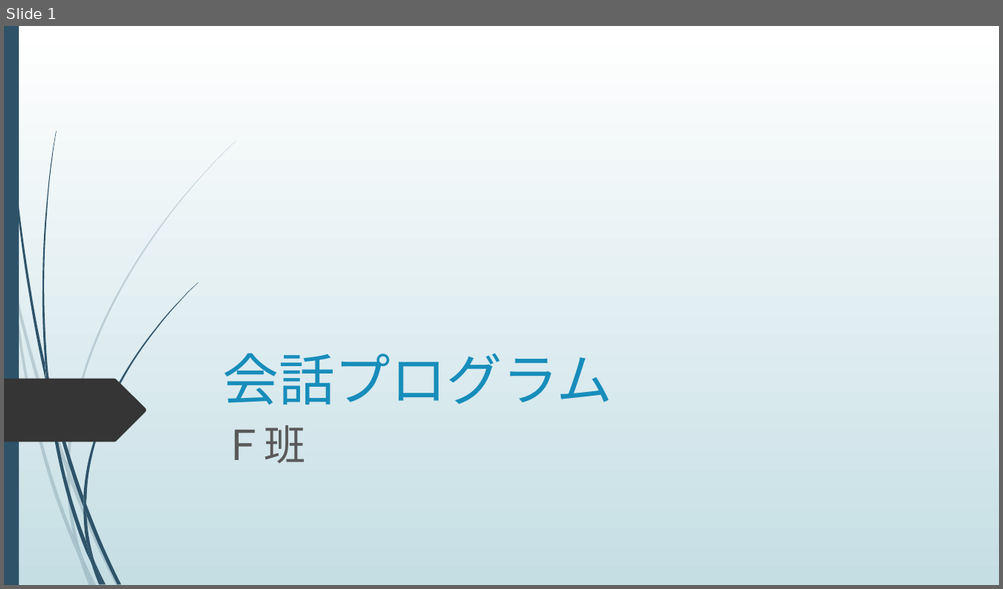
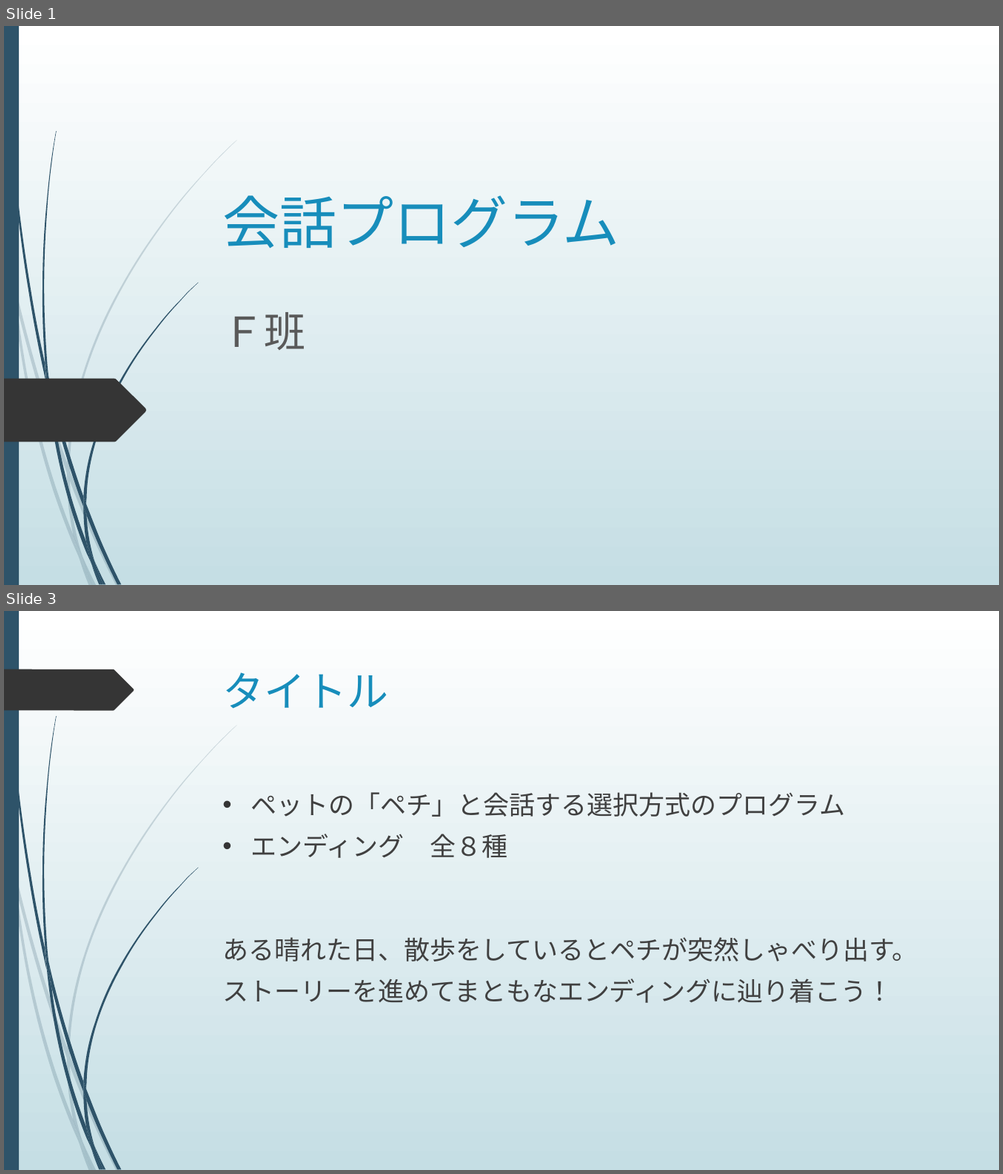
Before and after one commit to kistFteam/Conversation, a slide deck: パワーポイント.pptx. Shown one above the other, each under a label of ours: slide 1 before the commit, slides 1 and 3 after it; the slides between them are not shown. The pictures are 1003x589 and 1003x1174 pixels, drawn with LibreOffice and Linux fonts; fonts in the diff are those of the drawing. Boxes give left, top, right and bottom in pixels: in the first picture for what was removed or moved away, otherwise in the second. Text is boxed around its words. In the diff, an @@ line names an element or a change of style, - is before the commit and + after.

```diff
--- a/パワーポイント.pptx
+++ b/パワーポイント.pptx
@@ slide 3 added at (4,611,999,1170), background gradient #FFFFFF to #C5DEE5; not listed: 23 template elements that a slide beside it also shows @@
@@ freeform shape added at (4,669,134,710), fill #353535 @@
@@ title added at (223,672,389,709), 40 pt, text #178DBB @@
+タイトル
@@ text added at (222,792,917,1003), 25 pt, text #404040 @@
+• ペットの「ペチ」と会話する選択方式のプログラム
+• エンディング 全８種
+ある晴れた日、散歩をしているとペチが突然しゃべり出す。
+ストーリーを進めてまともなエンディングに辿り着こう！
@@ slide 1 changed as well @@
@@ title "会話プログラム": place and size @@
-title "会話プログラム" at (222,353,612,405)
+title "会話プログラム" at (222,195,619,248)
@@ title "会話プログラム" at (222,195,619,248): size 54 to 55 pt @@
@@ subtitle "Ｆ班": place and size @@
-subtitle "Ｆ班" at (222,426,305,463)
+subtitle "Ｆ班" at (222,312,305,350)
```
Also in this commit, not shown: 2 other slides changed, 6 other slides added, 1 other file.
